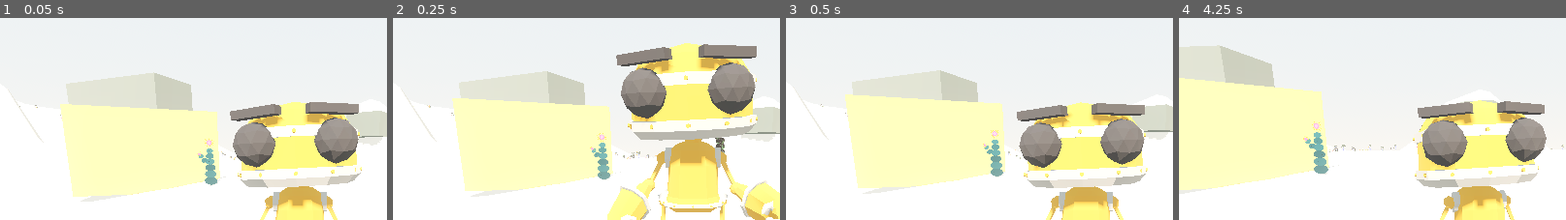
Above: before the commit, frames 1-4 (left to right).
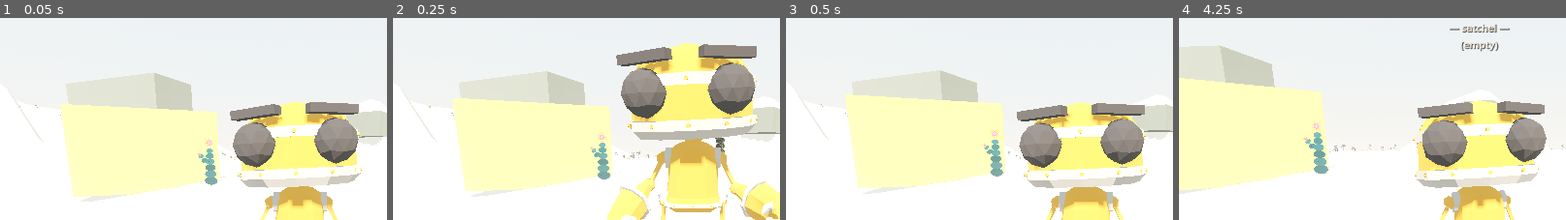
Above: after the commit, the same moments.

Repository: nicco-b/valley
Game: Godot game, scene res://game/world/valley.tscn
Same seed, same stepped clock (60 frames per second), same inputs: the game is played once before the commit and once after it.
Inputs (mouse positions are % of the whole screen's width and height, from its top left):
- Up to frame 1 (0.05 s): no input
- Up to frame 2 (0.25 s): no input
- Up to frame 3 (0.5 s): no input
- Up to frame 4 (4.25 s): tap Enter at 0.5 s; move the mouse to (55, 46) at 0.52 s; hold ] (brush_bigger) 0.53-1.28 s; hold E (god_up) from 0.53 s (still down); click (55, 46) at 0.67 s; tap Space (jump) at 0.77, 1.52, 3.02, 3.77 s; move the mouse to (45, 47) at 1.27 s; tap [ (brush_smaller) at 1.35 s; click (45, 47) at 1.42 s; move the mouse to (52, 44) at 2.02 s; hold Tab (god_tool) 2.03-2.78 s; click (52, 44) at 2.17 s; move the mouse to (49, 48) at 2.77 s; tap Z (god_undo) at 2.85 s; click (49, 48) at 2.92 s; move the mouse to (57, 48) at 3.52 s; tap C (sit) at 3.6 s; click (57, 48) at 3.67 s; tap I (inventory, bound only after the commit) at 4.15 s
The pictures show only the part of the screen within x 11-61%, y 0-50%; the shares and areas given below are measured in that part.

Frame 1 is identical in both runs. In frame 2, less than 0.1% of the frame differs, in the area x 85-87%, y 71-72%; in frame 3, nothing differs; in frame 4, 0.5%, in the area x 69-86%, y 3-17%.

Commit message:
F1.5: items v0 — records, pickups, satchel
Item definitions in data/items/; inventory lives in WorldState
(player.inventory) so it saves and signals for free. ItemPickup extends
Interactable with a persistence uid (taken stays taken). Satchel on I.
Three pickups placed: dried bloom + stone near spawn, stone at the pond
shore. The F1 spine is complete.

Co-Authored-By: Claude Fable 5 <noreply@anthropic.com>

Diff:
--- /dev/null
+++ b/data/items/dried_bloom.json
@@ -0,0 +1,5 @@
+{
+	"id": "dried_bloom",
+	"name": "Dried Bloom",
+	"desc": "A starburst flower, brittle and still faintly warm."
+}
--- /dev/null
+++ b/data/items/river_stone.json
@@ -0,0 +1,5 @@
+{
+	"id": "river_stone",
+	"name": "Smooth Stone",
+	"desc": "Rounded and cool, the color of the pink water at dusk."
+}
--- /dev/null
+++ b/game/items/item_pickup.gd
@@ -0,0 +1,23 @@
+class_name ItemPickup
+extends Interactable
+## A takeable item in the world. `uid` makes the taking permanent:
+## once taken, the flag "taken.<uid>" keeps it gone across saves.
+
+@export var item_id := ""
+@export var uid := ""
+
+
+func _ready() -> void:
+	super()
+	prompt = "Take"
+	if not uid.is_empty() and WorldState.has_flag("taken." + uid):
+		queue_free()
+
+
+func interact(by: Node) -> void:
+	super(by)
+	Items.add(item_id)
+	HUD.notify("+ " + Items.display_name(item_id))
+	if not uid.is_empty():
+		WorldState.set_flag("taken." + uid)
+	queue_free()
--- /dev/null
+++ b/game/items/items.gd
@@ -0,0 +1,34 @@
+extends Node
+## Items (autoload): item definitions from data/items/, and the player's
+## inventory — which lives in WorldState ("player.inventory": {id: count})
+## so it saves, signals, and participates in consequences for free.
+
+var _defs: Dictionary = {}  # id -> record
+
+
+func _ready() -> void:
+	var records := Records.load_dir("res://data/items", {"id": TYPE_STRING, "name": TYPE_STRING})
+	for key in records:
+		_defs[records[key].id] = records[key]
+
+
+func display_name(id: String) -> String:
+	return _defs.get(id, {}).get("name", id)
+
+
+func description(id: String) -> String:
+	return _defs.get(id, {}).get("desc", "")
+
+
+func add(id: String, count: int = 1) -> void:
+	var inv: Dictionary = inventory().duplicate()
+	inv[id] = int(inv.get(id, 0)) + count
+	WorldState.set_value("player.inventory", inv)
+
+
+func count(id: String) -> int:
+	return int(inventory().get(id, 0))
+
+
+func inventory() -> Dictionary:
+	return WorldState.get_value("player.inventory", {})
--- /dev/null
+++ b/game/items/pickup.tscn
@@ -0,0 +1,20 @@
+[gd_scene load_steps=4 format=3]
+
+[ext_resource type="Script" path="res://game/items/item_pickup.gd" id="1_script"]
+
+[sub_resource type="SphereShape3D" id="Sphere_area"]
+radius = 1.0
+
+[sub_resource type="SphereMesh" id="Sphere_mesh"]
+radius = 0.16
+height = 0.32
+
+[node name="Pickup" type="Area3D"]
+script = ExtResource("1_script")
+
+[node name="Shape" type="CollisionShape3D" parent="."]
+shape = SubResource("Sphere_area")
+
+[node name="Mesh" type="MeshInstance3D" parent="."]
+transform = Transform3D(1, 0, 0, 0, 1, 0, 0, 0, 1, 0, 0.16, 0)
+mesh = SubResource("Sphere_mesh")
--- a/game/ui/hud.gd
+++ b/game/ui/hud.gd
@@ -12,6 +12,7 @@
 var _speaker: Label
 var _line: Label
 var _notice: Label
+var _satchel: Label
 var _say_token := 0
 var _notify_token := 0
 
@@ -23,6 +24,31 @@
 	_speaker = _make_label(14, TEAL, VERTICAL_ALIGNMENT_BOTTOM, -170.0)
 	_line = _make_label(17, CREAM, VERTICAL_ALIGNMENT_BOTTOM, -140.0)
 	_notice = _make_label(13, CREAM, VERTICAL_ALIGNMENT_TOP, 14.0)
+	_satchel = _make_label(15, CREAM, VERTICAL_ALIGNMENT_TOP, 48.0)
+	WorldState.changed.connect(_on_state_changed)
+
+
+func _unhandled_input(event: InputEvent) -> void:
+	if event.is_action_pressed("inventory"):
+		_satchel.visible = not _satchel.visible
+		if _satchel.visible:
+			_refresh_satchel()
+
+
+func _on_state_changed(key: String, _value: Variant) -> void:
+	if key == "player.inventory" and _satchel.visible:
+		_refresh_satchel()
+
+
+func _refresh_satchel() -> void:
+	var inv: Dictionary = Items.inventory()
+	if inv.is_empty():
+		_satchel.text = "— satchel —\n(empty)"
+		return
+	var lines: Array[String] = ["— satchel —"]
+	for id in inv:
+		lines.append("%s × %d" % [Items.display_name(id), inv[id]])
+	_satchel.text = "\n".join(lines)
 
 
 func prompt(text: String) -> void:
--- a/game/world/cells/cell_0_0.tscn
+++ b/game/world/cells/cell_0_0.tscn
@@ -1,7 +1,8 @@
-[gd_scene load_steps=9 format=3]
+[gd_scene load_steps=10 format=3]
 
 [ext_resource type="Texture2D" path="res://assets/paintings/placeholder_cactus.svg" id="1_cactus"]
 [ext_resource type="Texture2D" path="res://assets/paintings/silly_tree.png" id="2_sillytree"]
+[ext_resource type="PackedScene" path="res://game/items/pickup.tscn" id="3_pickup"]
 
 [sub_resource type="BoxMesh" id="BoxMesh_large"]
 size = Vector3(8, 5, 6)
@@ -63,6 +64,16 @@
 alpha_cut = 2
 texture = ExtResource("1_cactus")
 
+[node name="BloomPickup" type="Area3D" parent="." instance=ExtResource("3_pickup")]
+transform = Transform3D(1, 0, 0, 0, 1, 0, 0, 0, 1, 2.5, 0, -7)
+item_id = "dried_bloom"
+uid = "c00_bloom_1"
+
+[node name="StonePickup" type="Area3D" parent="." instance=ExtResource("3_pickup")]
+transform = Transform3D(1, 0, 0, 0, 1, 0, 0, 0, 1, -8, 0, -10)
+item_id = "river_stone"
+uid = "c00_stone_1"
+
 [node name="SillyTree" type="Sprite3D" parent="."]
 transform = Transform3D(1, 0, 0, 0, 1, 0, 0, 0, 1, 1, 1.72, -6)
 pixel_size = 0.0023
--- a/game/world/valley.tscn
+++ b/game/world/valley.tscn
@@ -9,6 +9,7 @@
 [ext_resource type="AudioStream" path="res://assets/audio/night_loop.wav" id="7_night"]
 [ext_resource type="Script" path="res://game/world/ambience.gd" id="8_ambience"]
 [ext_resource type="Script" path="res://game/npc/npc_manager.gd" id="9_npcs"]
+[ext_resource type="PackedScene" path="res://game/items/pickup.tscn" id="10_pickup"]
 
 [sub_resource type="ShaderMaterial" id="Material_water"]
 shader = ExtResource("6_water")
@@ -79,6 +80,11 @@
 transform = Transform3D(1, 0, 0, 0, 1, 0, 0, 0, 1, 70, -0.9, -310)
 mesh = SubResource("CylinderMesh_pond")
 
+[node name="PondStone" type="Area3D" parent="Landmarks" instance=ExtResource("10_pickup")]
+transform = Transform3D(1, 0, 0, 0, 1, 0, 0, 0, 1, 66, -0.4, -278)
+item_id = "river_stone"
+uid = "pond_stone_1"
+
 [node name="NPCManager" type="Node" parent="."]
 script = ExtResource("9_npcs")
 
--- a/project.godot
+++ b/project.godot
@@ -21,6 +21,7 @@
 Terrain="*res://game/world/terrain.gd"
 Records="*res://game/data/records.gd"
 HUD="*res://game/ui/hud.gd"
+Items="*res://game/items/items.gd"
 Kit="*res://game/world/kit.gd"
 CellRecords="*res://game/world/cell_records.gd"
 GodMode="*res://game/dev/god_mode.gd"
@@ -96,6 +97,11 @@
 "events": [Object(InputEventKey,"resource_local_to_scene":false,"resource_name":"","device":-1,"window_id":0,"alt_press …(190 unchanged characters)…
 ]
 }
+inventory={
+"deadzone": 0.2,
+"events": [Object(InputEventKey,"resource_local_to_scene":false,"resource_name":"","device":-1,"window_id":0,"alt_pressed":false,"shift_pressed":false,"ctrl_pressed":false,"meta_pressed":false,"pressed":false,"keycode":0,"physical_keycode":73,"key_label":0,"unicode":0,"location":0,"echo":false,"script":null)
+]
+}
 interact={
 "deadzone": 0.2,
 "events": [Object(InputEventKey,"resource_local_to_scene":false,"resource_name":"","device":-1,"window_id":0,"alt_press …(190 unchanged characters)…
Not shown, added: game/items/item_pickup.gd.uid
Not shown, added: game/items/items.gd.uid
Not shown: 1 places in game/world/valley.tscn that only renumber resources
